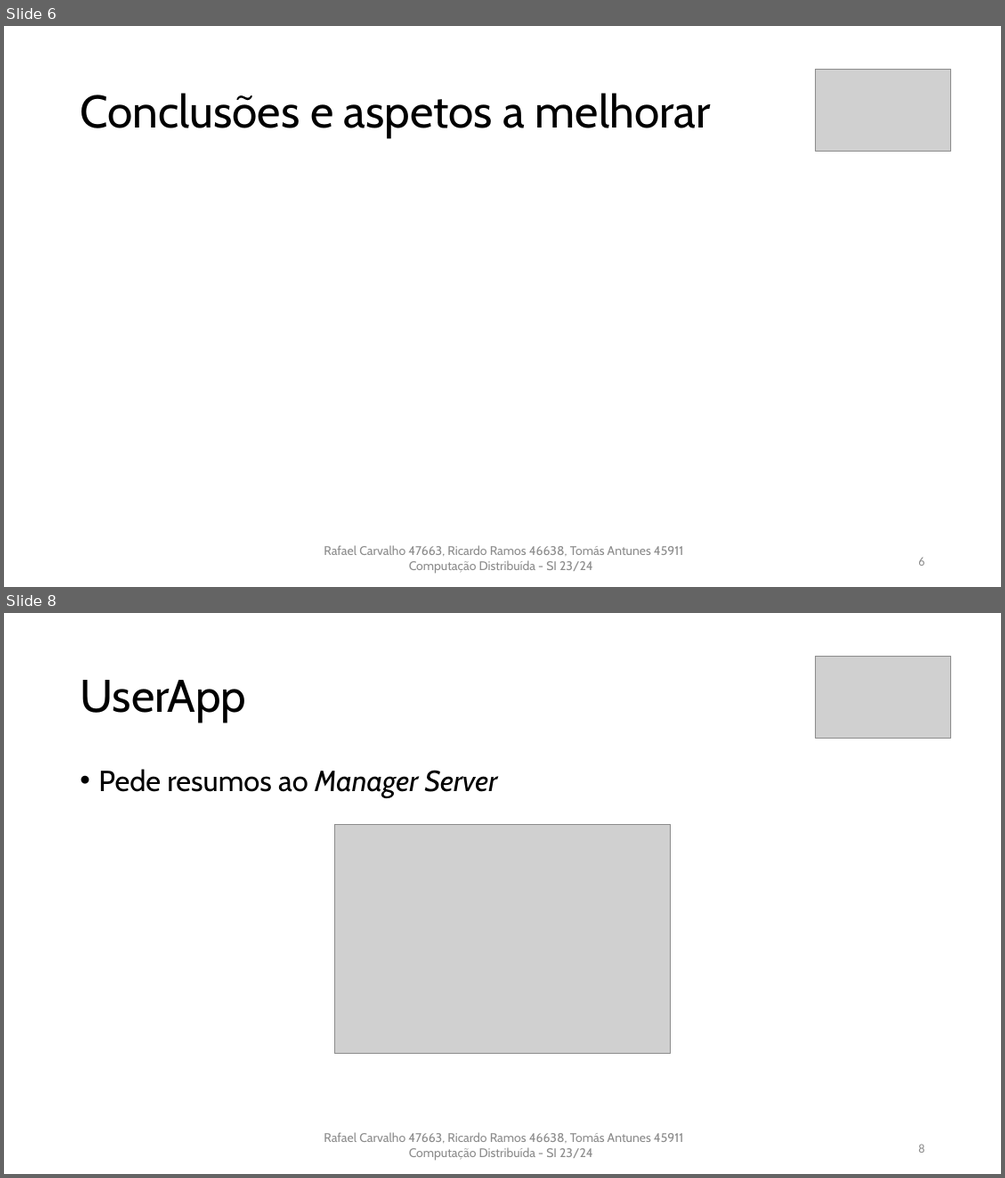
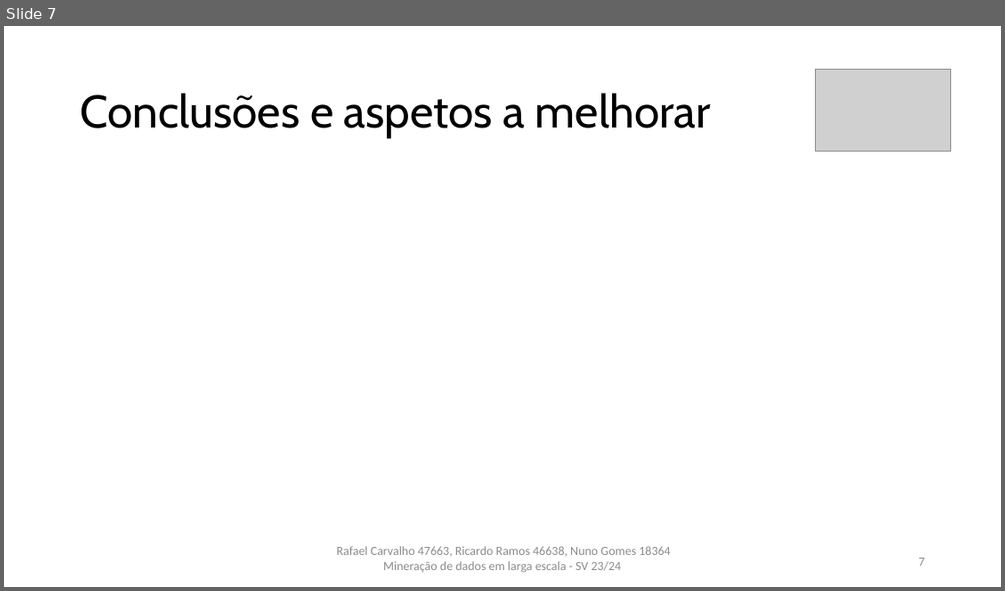
Before and after one commit to rcarvalho16/MDLE-23-24, a slide deck: Trabalho_Pratico/Powerpoint.pptx. Shown one above the other, each under a label of ours: slides 6 and 8 before the commit, slide 7 after it; the slides between them are not shown. The pictures are 1005x1178 and 1005x591 pixels, drawn with LibreOffice and Linux fonts; fonts in the diff are those of the drawing; grey boxes stand for pictures. Boxes give left, top, right and bottom in pixels: in the first picture for what was removed or moved away, otherwise in the second. Text is boxed around its words. In the diff, an @@ line names an element or a change of style, - is before the commit and + after.

```diff
--- a/Trabalho_Pratico/Powerpoint.pptx
+++ b/Trabalho_Pratico/Powerpoint.pptx
@@ slide 8 removed at (x1=4, y1=613, x2=1001, y2=1174), background #FFFFFF @@
@@ picture removed at (x1=816, y1=657, x2=952, y2=738) @@
@@ title removed at (x1=80, y1=680, x2=246, y2=722) @@
-UserApp
@@ text removed at (x1=98, y1=769, x2=498, y2=798) @@
-• Pede resumos ao Manager Server
@@ picture removed at (x1=334, y1=824, x2=671, y2=1053) @@
@@ text removed at (x1=324, y1=1132, x2=683, y2=1160) @@
-Rafael Carvalho 47663, Ricardo Ramos 46638, Tomás Antunes 45911 Computação Distribuída - SI 23/24
@@ page number removed at (x1=918, y1=1143, x2=924, y2=1152) @@
-8
@@ what was slide 6 is now slide 7 @@
@@ slide 7 changed as well @@
@@ text at (x1=337, y1=546, x2=670, y2=572): text changed; font Cabin to Calibri @@
-Rafael Carvalho 47663, Ricardo Ramos 46638, Tomás Antunes 45911 Computação Distribuída - SI 23/24
+Rafael Carvalho 47663, Ricardo Ramos 46638, Nuno Gomes 18364 Mineração de dados em larga escala - SV 23/24
@@ page number at (x1=918, y1=557, x2=924, y2=565): text changed @@
-6
+7
```
Also in this commit, not shown: 5 other slides changed, 1 slide added, 1 other slide removed.
